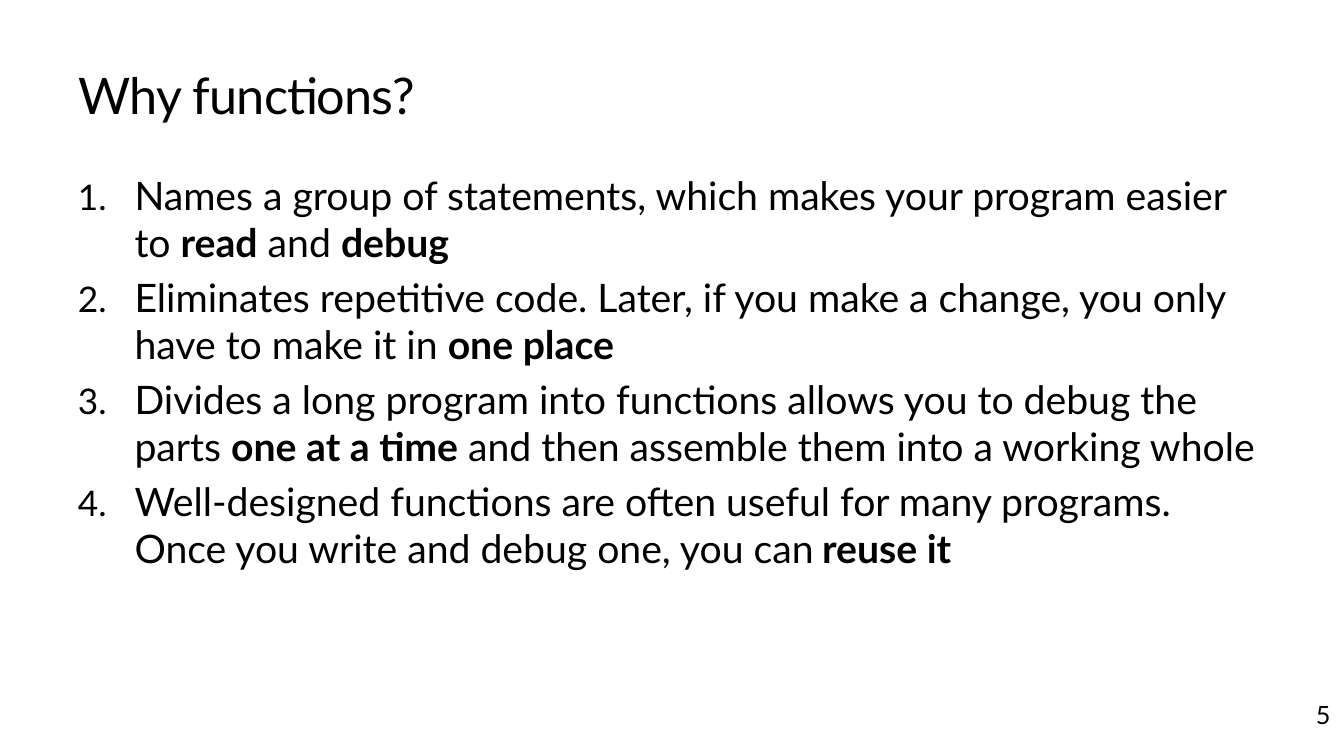
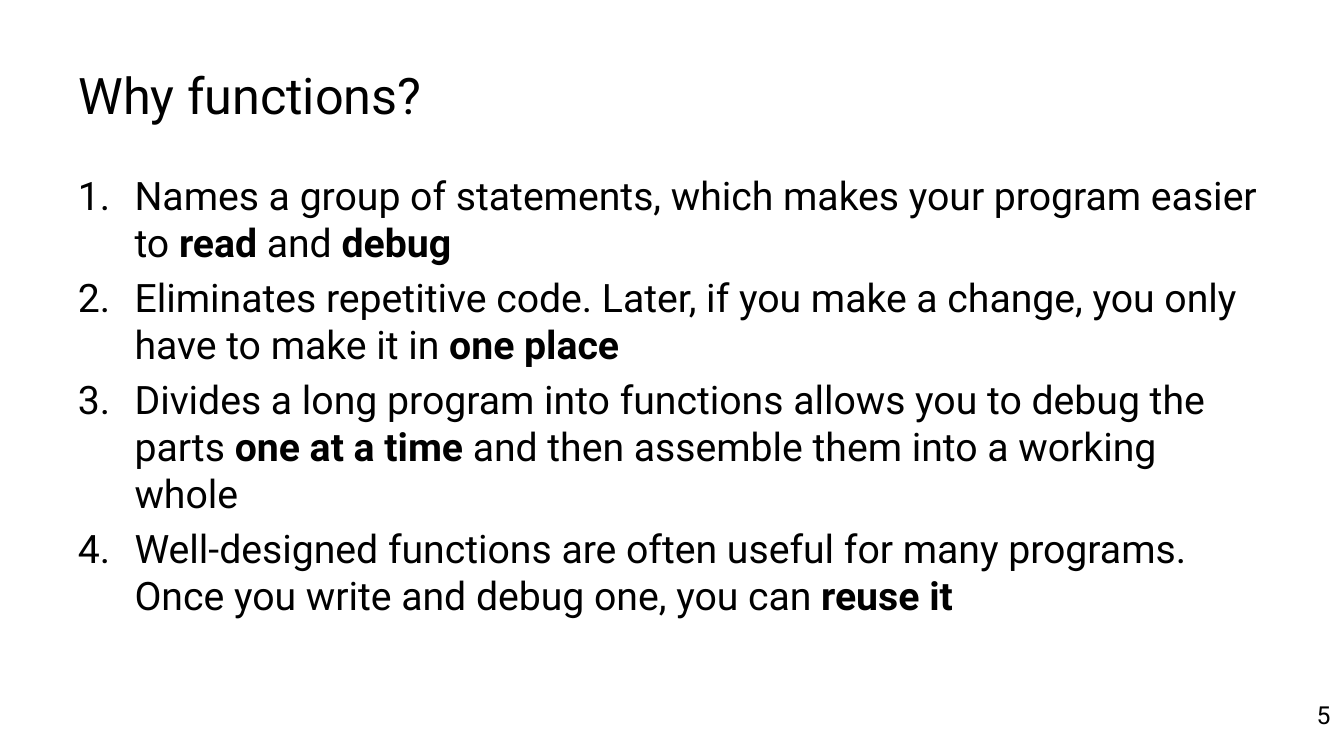
Before and after one commit to TEALSK12/2nd-semester-introduction-to-computer-science, a slide deck: slide 5 of docs/units/3_unit/slidedecks/Intro Python 3.03 TEALS.pptx. Drawn at 1344x756 pixels with LibreOffice and Linux fonts; fonts in the diff are those of the drawing; background and template pictures are left out. Boxes give left, top, right and bottom in pixels: in the first picture for what was removed or moved away, otherwise in the second. Text is boxed around its words. In the diff, an @@ line names an element or a change of style, - is before the commit and + after.

```diff
--- a/docs/units/3_unit/slidedecks/Intro Python 3.03 TEALS.pptx
+++ b/docs/units/3_unit/slidedecks/Intro Python 3.03 TEALS.pptx
@@ title "Why functions?" at [78, 75, 422, 125]: font Lato to Roboto, letter spacing -0.5 to 0 pt @@
@@ text "Names a group of statements, ..." at [135, 180, 1257, 619]: font Lato to Roboto @@
@@ page number at [1317, 706, 1331, 725]: size 18 to 17.6 pt, font Lato to Roboto @@
```
Also in this commit, not shown: 10 other slides changed, 1 slide added, 5 slides removed, 10 other files.
